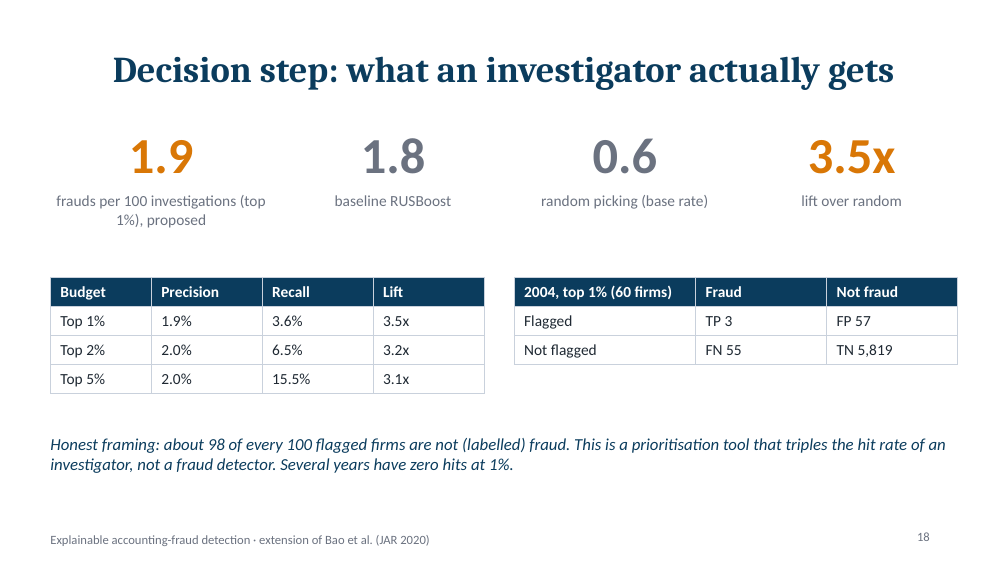
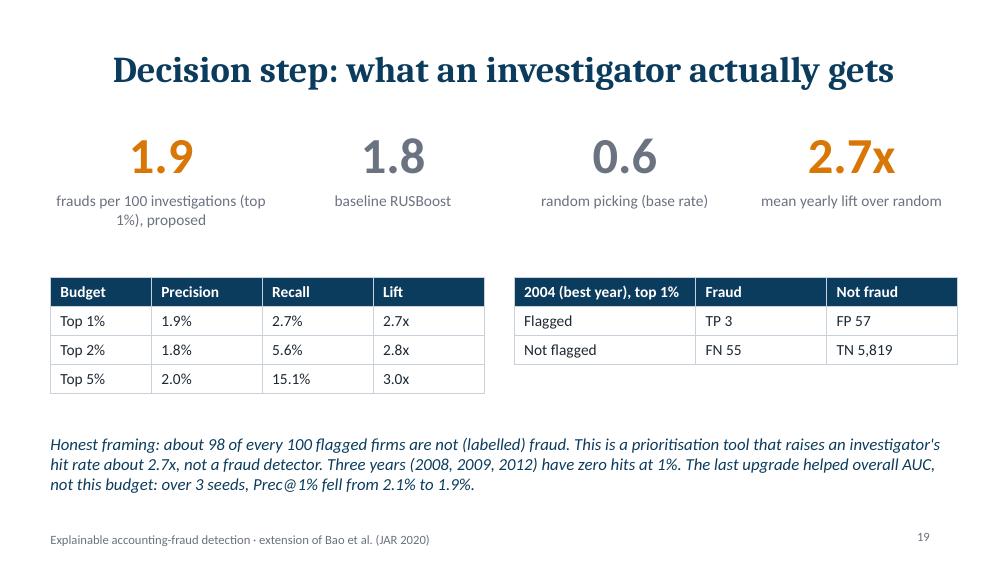
Before and after one commit to dhruv-37/Final-Year-Project-Minor, a slide deck: slide 19 of presentation/Fraud_Detection_Project.pptx (slide 18 before the commit). Drawn at 1008x567 pixels with LibreOffice and Linux fonts; fonts in the diff are those of the drawing. Boxes give left, top, right and bottom in pixels: in the first picture for what was removed or moved away, otherwise in the second. Text is boxed around its words. In the diff, an @@ line names an element or a change of style, - is before the commit and + after.

```diff
--- a/presentation/Fraud_Detection_Project.pptx
+++ b/presentation/Fraud_Detection_Project.pptx
@@ text at (808, 140, 896, 174): text changed @@
-3.5x
+2.7x
@@ text at (761, 195, 942, 209): text changed @@
-lift over random
+mean yearly lift over random
@@ table at (50, 277, 484, 391) @@
-row 2, column 3: 3.6%
+row 2, column 3: 2.7%
-row 2, column 4: 3.5x
+row 2, column 4: 2.7x
-row 3: Top 2% | 2.0% | 6.5% | 3.2x
+row 3: Top 2% | 1.8% | 5.6% | 2.8x
-row 4, column 3: 15.5%
+row 4, column 3: 15.1%
-row 4, column 4: 3.1x
+row 4, column 4: 3.0x
@@ table at (514, 277, 958, 378) @@
-row 1, column 1: 2004, top 1% (60 firms)
+row 1, column 1: 2004 (best year), top 1%
@@ text at (50, 438, 941, 493): text changed @@
-Honest framing: about 98 of every 100 flagged firms are not (labelled) fraud. This is a prioritisation tool that triples the hit rate of an investigator, not a fraud detector. Several years have zero hits at 1%.
+Honest framing: about 98 of every 100 flagged firms are not (labelled) fraud. This is a prioritisation tool that raises an investigator's hit rate about 2.7x, not a fraud detector. Three years (2008, 2009, 2012) have zero hits at 1%. The last upgrade helped overall AUC, not this budget: over 3 seeds, Prec@1% fell from 2.1% to 1.9%.
@@ page number at (917, 533, 930, 541): text changed @@
-18
+19
```
Also in this commit, not shown: 14 other slides changed, 4 slides added, 2 other files.
